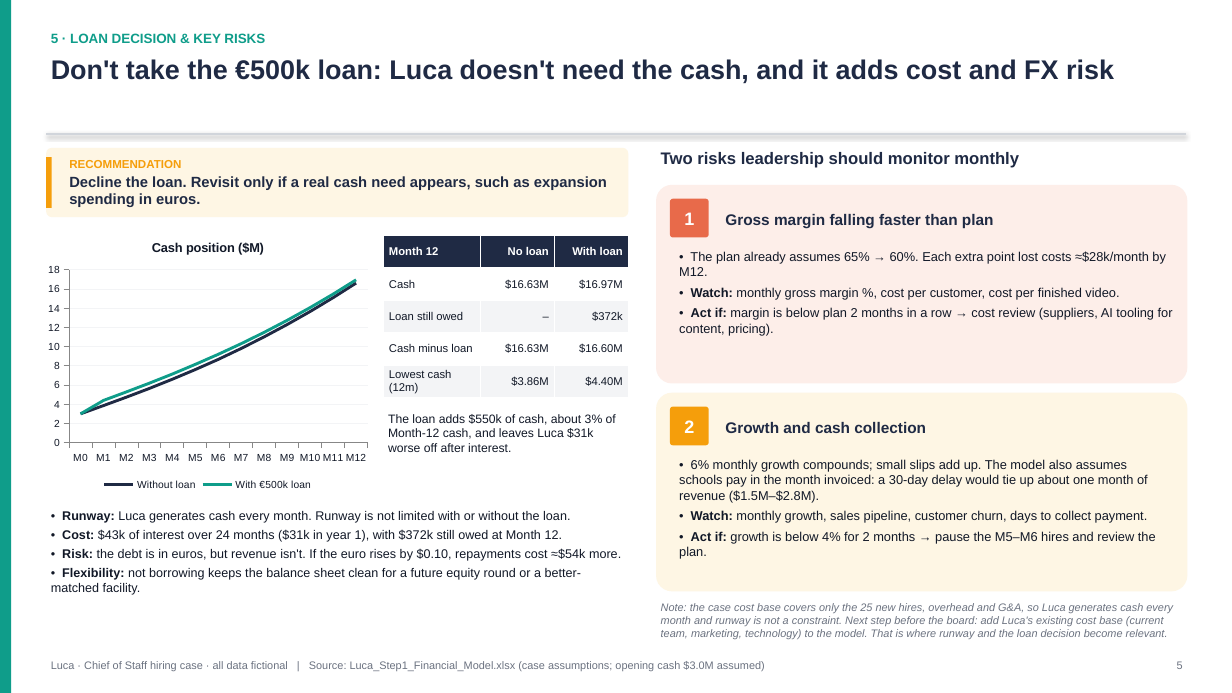
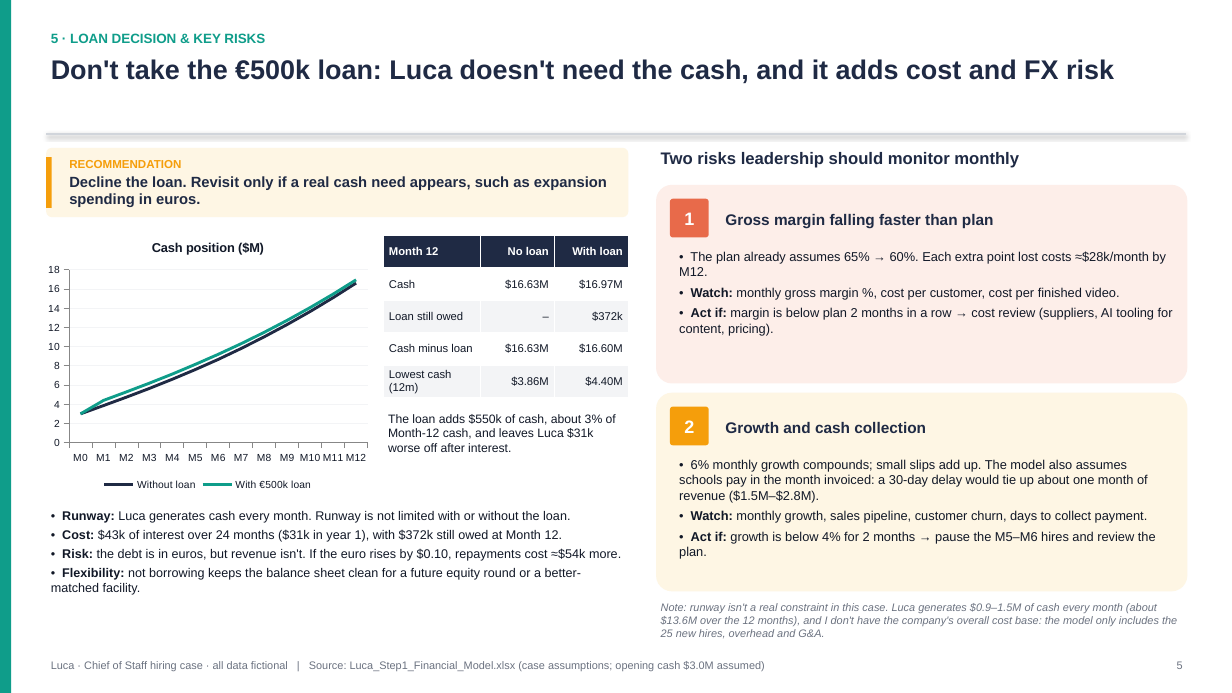
Before and after one commit to JoaoTavarees/Dashboard, a slide deck: slide 5 of luca_chief_of_staff_case/deliverables/Luca_Step2_Financial_Operations_Summary.pptx. Drawn at 1232x693 pixels with LibreOffice and Linux fonts; fonts in the diff are those of the drawing. Boxes give left, top, right and bottom in pixels: in the first picture for what was removed or moved away, otherwise in the second. Text is boxed around its words. In the diff, an @@ line names an element or a change of style, - is before the commit and + after.

```diff
--- a/luca_chief_of_staff_case/deliverables/Luca_Step2_Financial_Operations_Summary.pptx
+++ b/luca_chief_of_staff_case/deliverables/Luca_Step2_Financial_Operations_Summary.pptx
@@ text at bbox=[661, 603, 1177, 638]: text changed @@
-Note: the case cost base covers only the 25 new hires, overhead and G&A, so Luca generates cash every month and runway is not a constraint. Next step before the board: add Luca's existing cost base (current team, marketing, technology) to the model. That is where runway and the loan decision become relevant.
+Note: runway isn't a real constraint in this case. Luca generates $0.9–1.5M of cash every month (about $13.6M over the 12 months), and I don't have the company's overall cost base: the model only includes the 25 new hires, overhead and G&A.
```
Also in this commit, not shown: 4 other files.
